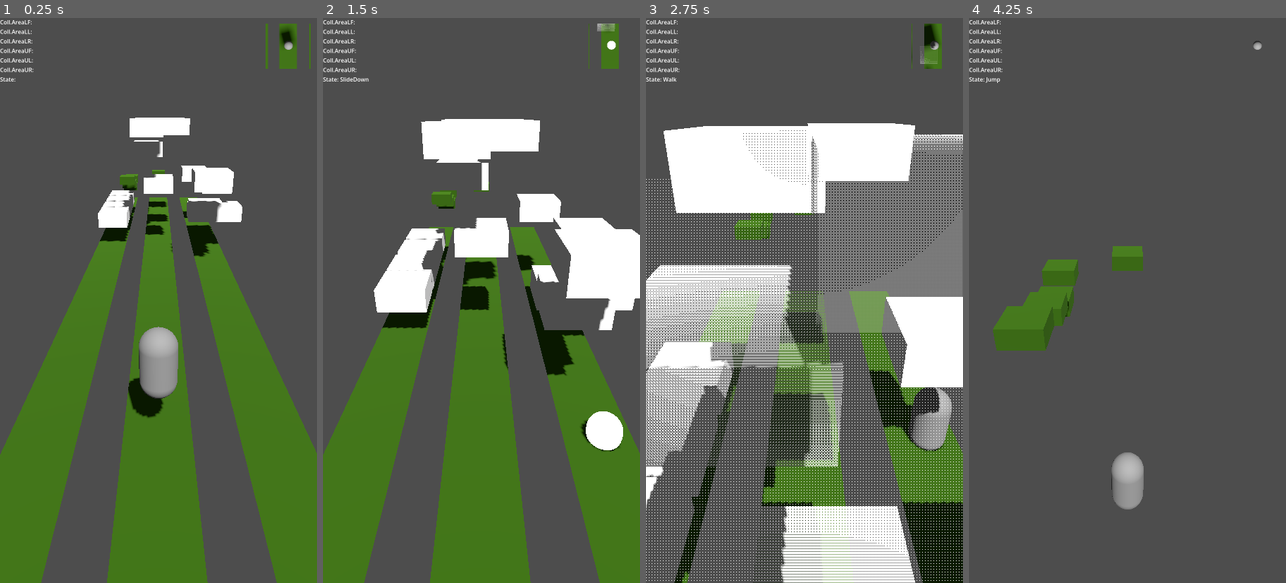
Above: before the commit, frames 1-4 (left to right).
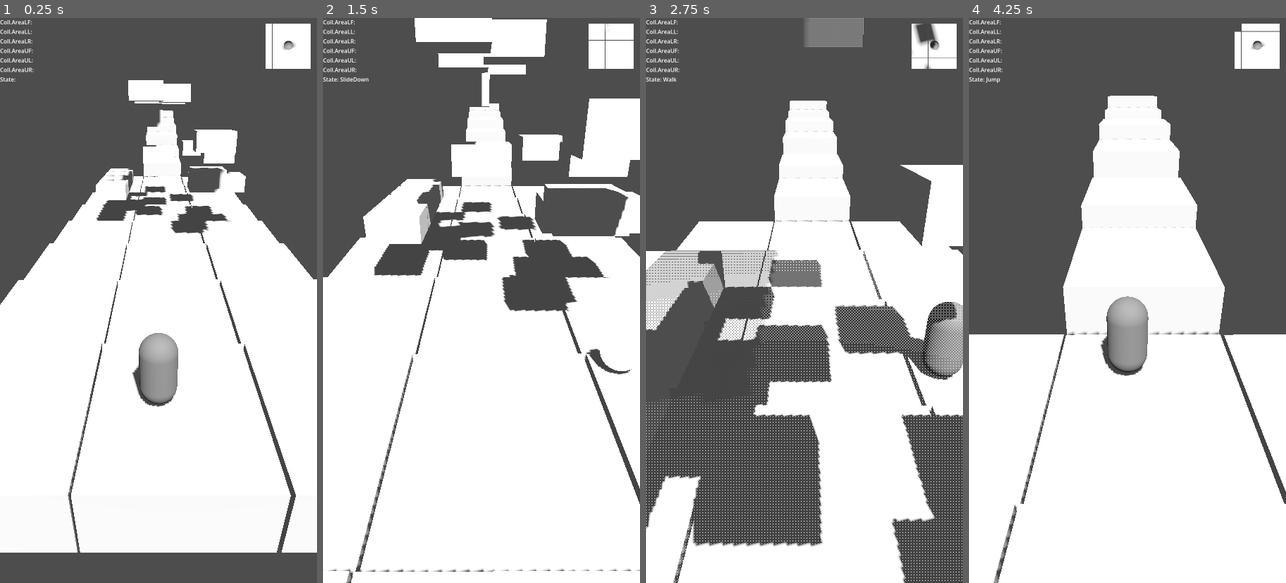
Above: after the commit, the same moments.

Repository: ythmxz/project-subway
Game: Godot game, scene res://Scenes/teste.tscn
Same seed, same stepped clock (60 frames per second), same inputs: the game is played once before the commit and once after it. The project has no main scene, so this scene is started directly.
Inputs:
- Up to frame 1 (0.25 s): no input
- Up to frame 2 (1.5 s): hold Right (ui_right) 0.53-1.28 s; hold Down (ui_down) from 1.28 s (still down)
- Up to frame 3 (2.75 s): release Down (ui_down) at 2.03 s; hold Right (ui_right) from 2.03 s (still down)
- Up to frame 4 (4.25 s): release Right (ui_right) at 2.78 s; hold Up (ui_up) 2.78-3.53 s; hold Left (ui_left) from 3.53 s (still down)

The runs differ from the first frame. In frame 1, 64% of the frame differs, in the area x 0-100%, y 1-100%; in frame 2, 69%, in the area x 0-100%, y 0-100%; in frame 3, 53%; in frame 4, 61%.

Commit message:
teste de chunk

Diff:
--- a/Scenes/chunk_1.tscn
+++ b/Scenes/chunk_1.tscn
@@ -1,50 +1,9 @@
 [gd_scene format=3 uid="uid://cwj6as3qj2bj0"]
 
 [ext_resource type="PackedScene" uid="uid://ce6qyh4eb5nsr" path="res://Objects/crap_block.tscn" id="1_dgiig"]
-
-[sub_resource type="PlaneMesh" id="PlaneMesh_fk1rg"]
-
-[sub_resource type="StandardMaterial3D" id="StandardMaterial3D_ufa0x"]
-albedo_color = Color(0.21960784, 0.3882353, 0, 1)
-
-[sub_resource type="BoxShape3D" id="BoxShape3D_fk1rg"]
-size = Vector3(3.9594727, 1, 1)
-
-[sub_resource type="BoxMesh" id="BoxMesh_ufa0x"]
+[ext_resource type="PackedScene" uid="uid://wlkvb8xnhqwd" path="res://guh.glb" id="2_vcyvq"]
 
 [node name="Chunk1" type="Node3D" unique_id=178818462]
-
-[node name="Lane1" type="StaticBody3D" parent="." unique_id=1700690059]
-transform = Transform3D(1, 0, 0, 0, 1, 0, 0, 0, 1, -3.7986155, -1.905199, -17.483463)
-
-[node name="MeshInstance3D" type="MeshInstance3D" parent="Lane1" unique_id=1503831213]
-transform = Transform3D(1, 0, 0, 0, 0.557, 0, 0, 0, 19.862316, 0.46578217, 0.79219484, 0)
-mesh = SubResource("PlaneMesh_fk1rg")
-surface_material_override/0 = SubResource("StandardMaterial3D_ufa0x")
-
-[node name="CollisionShape3D" type="CollisionShape3D" parent="Lane1" unique_id=1231097086]
-transform = Transform3D(1, 0, 0, 0, 1, 0, 0, 0, 43.77057, 0, 0, 0)
-shape = SubResource("BoxShape3D_fk1rg")
-
-[node name="Lane2" type="StaticBody3D" parent="." unique_id=1621376059]
-transform = Transform3D(1, 0, 0, 0, 1, 0, 0, 0, 1, 3.3755722, -1.905199, -17.483463)
-
-[node name="MeshInstance3D" type="MeshInstance3D" parent="Lane2" unique_id=337707393]
-transform = Transform3D(1, 0, 0, 0, 0.557, 0, 0, 0, 19.862316, -0.025, 0.79219484, 0)
-mesh = SubResource("PlaneMesh_fk1rg")
-surface_material_override/0 = SubResource("StandardMaterial3D_ufa0x")
-
-[node name="Lane3" type="StaticBody3D" parent="." unique_id=941776414]
-transform = Transform3D(1, 0, 0, 0, 1, 0, 0, 0, 1, 0, -1.905199, -17.483463)
-
-[node name="MeshInstance3D" type="MeshInstance3D" parent="Lane3" unique_id=1617135470]
-transform = Transform3D(1, 0, 0, 0, 0.557, 0, 0, 0, 19.862316, -0.025, 0.79219484, 0)
-mesh = SubResource("PlaneMesh_fk1rg")
-surface_material_override/0 = SubResource("StandardMaterial3D_ufa0x")
-
-[node name="CollisionShape3D" type="CollisionShape3D" parent="Lane3" unique_id=912938183]
-transform = Transform3D(1, 0, 0, 0, 1, 0, 0, 0, 43.77057, 1.4797363, 0, 0)
-shape = SubResource("BoxShape3D_fk1rg")
 
 [node name="StaticBody3D" parent="." unique_id=1856106637 instance=ExtResource("1_dgiig")]
 transform = Transform3D(2, 0, 0, 0, 1, 0, 0, 0, 2, 0, 2.9033482, -21.355762)
@@ -94,52 +53,116 @@
 [node name="StaticBody3D17" parent="." unique_id=832284870 instance=ExtResource("1_dgiig")]
 transform = Transform3D(2, 0, 0, 0, 1, 0, 0, 0, 2, 1.0722151, 6.4929237, -28.418121)
 
-[node name="StaticBody3D3" type="StaticBody3D" parent="." unique_id=434833072]
-transform = Transform3D(2, 0, 0, 0, 1, 0, 0, 0, 2, 0, -1.34813, -57.969322)
+[node name="guh" parent="." unique_id=1046359962 instance=ExtResource("2_vcyvq")]
+transform = Transform3D(-4.371139e-08, 0, 1, 0, 1, 0, -1, 0, -4.371139e-08, 0.4598689, -2.429909, -1.9528742)
 
-[node name="MeshInstance3D2" type="MeshInstance3D" parent="StaticBody3D3" unique_id=1670866910]
-mesh = SubResource("BoxMesh_ufa0x")
-surface_material_override/0 = SubResource("StandardMaterial3D_ufa0x")
+[node name="guh2" parent="." unique_id=827021844 instance=ExtResource("2_vcyvq")]
+transform = Transform3D(-4.371139e-08, 0, 1, 0, 1, 0, -1, 0, -4.371139e-08, 0.4598689, -2.429909, -7.2087803)
 
-[node name="CollisionShape3D2" type="CollisionShape3D" parent="StaticBody3D3" unique_id=1497051144]
-shape = SubResource("BoxShape3D_fk1rg")
+[node name="guh3" parent="." unique_id=197447043 instance=ExtResource("2_vcyvq")]
+transform = Transform3D(-4.371139e-08, 0, 1, 0, 1, 0, -1, 0, -4.371139e-08, 0.4598689, -2.429909, -12.498134)
 
-[node name="StaticBody3D2" type="StaticBody3D" parent="." unique_id=1132696503]
-transform = Transform3D(2, 0, 0, 0, 1, 0, 0, 0, 2, -4.335352, -0.8901222, -48.272358)
+[node name="guh4" parent="." unique_id=1469174137 instance=ExtResource("2_vcyvq")]
+transform = Transform3D(-4.371139e-08, 0, 1, 0, 1, 0, -1, 0, -4.371139e-08, 0.4598689, -2.429909, -17.75404)
 
-[node name="MeshInstance3D2" type="MeshInstance3D" parent="StaticBody3D2" unique_id=2142062442]
-mesh = SubResource("BoxMesh_ufa0x")
-surface_material_override/0 = SubResource("StandardMaterial3D_ufa0x")
+[node name="guh5" parent="." unique_id=222134318 instance=ExtResource("2_vcyvq")]
+transform = Transform3D(-4.371139e-08, 0, 1, 0, 1, 0, -1, 0, -4.371139e-08, 0.4598689, -2.429909, -23.021034)
 
-[node name="CollisionShape3D2" type="CollisionShape3D" parent="StaticBody3D2" unique_id=1921605360]
-shape = SubResource("BoxShape3D_fk1rg")
+[node name="guh6" parent="." unique_id=136894717 instance=ExtResource("2_vcyvq")]
+transform = Transform3D(-4.371139e-08, 0, 1, 0, 1, 0, -1, 0, -4.371139e-08, 0.4598689, -2.429909, -28.27694)
 
-[node name="StaticBody3D4" type="StaticBody3D" parent="." unique_id=904550476]
-transform = Transform3D(2, 0, 0, 0, 1, 0, 0, 0, 2, -4.335352, -2.7255762, -54.371487)
+[node name="guh7" parent="." unique_id=1753126067 instance=ExtResource("2_vcyvq")]
+transform = Transform3D(-4.371139e-08, 0, 1, 0, 1, 0, -1, 0, -4.371139e-08, 0.4598689, -2.429909, -33.56629)
 
-[node name="MeshInstance3D2" type="MeshInstance3D" parent="StaticBody3D4" unique_id=2119849484]
-mesh = SubResource("BoxMesh_ufa0x")
-surface_material_override/0 = SubResource("StandardMaterial3D_ufa0x")
+[node name="guh8" parent="." unique_id=1934558768 instance=ExtResource("2_vcyvq")]
+transform = Transform3D(-4.371139e-08, 0, 1, 0, 1, 0, -1, 0, -4.371139e-08, 0.4598689, -2.429909, -38.822197)
 
-[node name="CollisionShape3D2" type="CollisionShape3D" parent="StaticBody3D4" unique_id=1435977226]
-shape = SubResource("BoxShape3D_fk1rg")
+[node name="guh33" parent="." unique_id=646392955 instance=ExtResource("2_vcyvq")]
+transform = Transform3D(-4.371139e-08, 0, 1, 0, 1, 0, -1, 0, -4.371139e-08, 0.4598689, -2.429909, -98.03108)
 
-[node name="StaticBody3D5" type="StaticBody3D" parent="." unique_id=1931272175]
-transform = Transform3D(2, 0, 0, 0, 1, 0, 0, 0, 2, -4.335352, -1.9806068, -52.04576)
+[node name="guh34" parent="." unique_id=2071774553 instance=ExtResource("2_vcyvq")]
+transform = Transform3D(-4.371139e-08, 0, 1, 0, 1, 0, -1, 0, -4.371139e-08, 0.4598689, -2.429909, -103.320435)
 
-[node name="MeshInstance3D2" type="MeshInstance3D" parent="StaticBody3D5" unique_id=2115797084]
-mesh = SubResource("BoxMesh_ufa0x")
-surface_material_override/0 = SubResource("StandardMaterial3D_ufa0x")
+[node name="guh35" parent="." unique_id=927446275 instance=ExtResource("2_vcyvq")]
+transform = Transform3D(-4.371139e-08, 0, 1, 0, 1, 0, -1, 0, -4.371139e-08, 0.4598689, -2.429909, -108.57634)
 
-[node name="CollisionShape3D2" type="CollisionShape3D" parent="StaticBody3D5" unique_id=1909570513]
-shape = SubResource("BoxShape3D_fk1rg")
+[node name="guh36" parent="." unique_id=451340544 instance=ExtResource("2_vcyvq")]
+transform = Transform3D(-4.371139e-08, 0, 1, 0, 1, 0, -1, 0, -4.371139e-08, 0.4598689, -2.429909, -113.72284)
 
-[node name="StaticBody3D6" type="StaticBody3D" parent="." unique_id=1652300901]
-transform = Transform3D(2, 0, 0, 0, 1, 0, 0, 0, 2, -4.335352, -1.9806068, -57.05417)
+[node name="guh37" parent="." unique_id=867411619 instance=ExtResource("2_vcyvq")]
+transform = Transform3D(-4.371139e-08, 0, 1, 0, 1, 0, -1, 0, -4.371139e-08, 0.4598689, -2.429909, -119.01219)
 
-[node name="MeshInstance3D2" type="MeshInstance3D" parent="StaticBody3D6" unique_id=117513216]
-mesh = SubResource("BoxMesh_ufa0x")
-surface_material_override/0 = SubResource("StandardMaterial3D_ufa0x")
+[node name="guh38" parent="." unique_id=124396986 instance=ExtResource("2_vcyvq")]
+transform = Transform3D(-4.371139e-08, 0, 1, 0, 1, 0, -1, 0, -4.371139e-08, 0.4598689, -2.429909, -124.2681)
 
-[node name="CollisionShape3D2" type="CollisionShape3D" parent="StaticBody3D6" unique_id=1539486230]
-shape = SubResource("BoxShape3D_fk1rg")
+[node name="guh25" parent="." unique_id=407806789 instance=ExtResource("2_vcyvq")]
+transform = Transform3D(-4.371139e-08, 0, 1, 0, 1, 0, -1, 0, -4.371139e-08, 0.4598689, -0.6964979, -44.18151)
+
+[node name="guh26" parent="." unique_id=1196092699 instance=ExtResource("2_vcyvq")]
+transform = Transform3D(-4.371139e-08, 0, 1, 0, 1, 0, -1, 0, -4.371139e-08, 0.4598689, 0.45696425, -49.287365)
+
+[node name="guh27" parent="." unique_id=1400752689 instance=ExtResource("2_vcyvq")]
+transform = Transform3D(-4.371139e-08, 0, 1, 0, 1, 0, -1, 0, -4.371139e-08, 0.4598689, 1.9209447, -55.439194)
+
+[node name="guh28" parent="." unique_id=1557783313 instance=ExtResource("2_vcyvq")]
+transform = Transform3D(-4.371139e-08, 0, 1, 0, 1, 0, -1, 0, -4.371139e-08, 0.4598689, 3.0744069, -60.545048)
+
+[node name="guh29" parent="." unique_id=523145269 instance=ExtResource("2_vcyvq")]
+transform = Transform3D(-4.371139e-08, 0, 1, 0, 1, 0, -1, 0, -4.371139e-08, 0.4598689, 3.937283, -67.92846)
+
+[node name="guh30" parent="." unique_id=400163225 instance=ExtResource("2_vcyvq")]
+transform = Transform3D(-4.371139e-08, 0, 1, 0, 1, 0, -1, 0, -4.371139e-08, 0.4598689, 5.090745, -73.03432)
+
+[node name="guh31" parent="." unique_id=553400118 instance=ExtResource("2_vcyvq")]
+transform = Transform3D(-4.371139e-08, 0, 1, 0, 1, 0, -1, 0, -4.371139e-08, 0.4598689, 3.937283, -81.41273)
+
+[node name="guh32" parent="." unique_id=1420918410 instance=ExtResource("2_vcyvq")]
+transform = Transform3D(-4.371139e-08, 0, 1, 0, 1, 0, -1, 0, -4.371139e-08, 0.4598689, 5.090745, -86.518585)
+
+[node name="guh9" parent="." unique_id=285392605 instance=ExtResource("2_vcyvq")]
+transform = Transform3D(-4.371139e-08, 0, 1, 0, 1, 0, -1, 0, -4.371139e-08, -4.126944, -2.429909, -1.9528742)
+
+[node name="guh10" parent="." unique_id=926366729 instance=ExtResource("2_vcyvq")]
+transform = Transform3D(-4.371139e-08, 0, 1, 0, 1, 0, -1, 0, -4.371139e-08, -4.126944, -2.429909, -7.2087803)
+
+[node name="guh11" parent="." unique_id=732777003 instance=ExtResource("2_vcyvq")]
+transform = Transform3D(-4.371139e-08, 0, 1, 0, 1, 0, -1, 0, -4.371139e-08, -4.126944, -2.429909, -12.498134)
+
+[node name="guh12" parent="." unique_id=335406431 instance=ExtResource("2_vcyvq")]
+transform = Transform3D(-4.371139e-08, 0, 1, 0, 1, 0, -1, 0, -4.371139e-08, -4.126944, -2.429909, -17.75404)
+
+[node name="guh13" parent="." unique_id=375084810 instance=ExtResource("2_vcyvq")]
+transform = Transform3D(-4.371139e-08, 0, 1, 0, 1, 0, -1, 0, -4.371139e-08, -4.126944, -2.429909, -23.021034)
+
+[node name="guh14" parent="." unique_id=1148056536 instance=ExtResource("2_vcyvq")]
+transform = Transform3D(-4.371139e-08, 0, 1, 0, 1, 0, -1, 0, -4.371139e-08, -4.126944, -2.429909, -28.27694)
+
+[node name="guh15" parent="." unique_id=1907498704 instance=ExtResource("2_vcyvq")]
+transform = Transform3D(-4.371139e-08, 0, 1, 0, 1, 0, -1, 0, -4.371139e-08, -4.126944, -2.429909, -33.56629)
+
+[node name="guh16" parent="." unique_id=1074668541 instance=ExtResource("2_vcyvq")]
+transform = Transform3D(-4.371139e-08, 0, 1, 0, 1, 0, -1, 0, -4.371139e-08, -4.126944, -2.429909, -38.822197)
+
+[node name="guh17" parent="." unique_id=217974723 instance=ExtResource("2_vcyvq")]
+transform = Transform3D(-4.371139e-08, 0, 1, 0, 1, 0, -1, 0, -4.371139e-08, 5.0912843, -2.429909, -1.9528742)
+
+[node name="guh18" parent="." unique_id=1347050833 instance=ExtResource("2_vcyvq")]
+transform = Transform3D(-4.371139e-08, 0, 1, 0, 1, 0, -1, 0, -4.371139e-08, 5.0912843, -2.429909, -7.2087803)
+
+[node name="guh19" parent="." unique_id=1371132253 instance=ExtResource("2_vcyvq")]
+transform = Transform3D(-4.371139e-08, 0, 1, 0, 1, 0, -1, 0, -4.371139e-08, 5.0912843, -2.429909, -12.498134)
+
+[node name="guh20" parent="." unique_id=1265215163 instance=ExtResource("2_vcyvq")]
+transform = Transform3D(-4.371139e-08, 0, 1, 0, 1, 0, -1, 0, -4.371139e-08, 5.0912843, -2.429909, -17.75404)
+
+[node name="guh21" parent="." unique_id=736771008 instance=ExtResource("2_vcyvq")]
+transform = Transform3D(-4.371139e-08, 0, 1, 0, 1, 0, -1, 0, -4.371139e-08, 5.0912843, -2.429909, -23.021034)
+
+[node name="guh22" parent="." unique_id=1545479860 instance=ExtResource("2_vcyvq")]
+transform = Transform3D(-4.371139e-08, 0, 1, 0, 1, 0, -1, 0, -4.371139e-08, 5.0912843, -2.429909, -28.27694)
+
+[node name="guh23" parent="." unique_id=1128069561 instance=ExtResource("2_vcyvq")]
+transform = Transform3D(-4.371139e-08, 0, 1, 0, 1, 0, -1, 0, -4.371139e-08, 5.0912843, -2.429909, -33.56629)
+
+[node name="guh24" parent="." unique_id=290495601 instance=ExtResource("2_vcyvq")]
+transform = Transform3D(-4.371139e-08, 0, 1, 0, 1, 0, -1, 0, -4.371139e-08, 5.0912843, -2.429909, -38.822197)
--- a/Scenes/stage.gd
+++ b/Scenes/stage.gd
@@ -1,6 +1,7 @@
 extends Node3D
 
 @onready var stage := $Chunk1
+@onready var camera := $Camera3D
 
 const SCROLL_SPEED := 10.0
 const BACK_INIT_SCROLL_SPEED := -15.0
@@ -27,3 +28,9 @@
 		scroll_speed = move_toward(scroll_speed, 0.0, BACK_DECCEL * delta)
 
 	stage.position.z += scroll_speed * delta
+
+	var cam_y: float = camera.global_position.y
+	var tgt_y: float = player.global_position.y + 3
+
+	if abs(cam_y - tgt_y) >= 2:
+		camera.global_position.y = move_toward(cam_y, tgt_y, abs(cam_y - tgt_y) * 0.05)
--- a/Scenes/teste.tscn
+++ b/Scenes/teste.tscn
@@ -29,7 +29,7 @@
 transform = Transform3D(1, 0, 0, 0, 0.8933403, 0.44938076, 0, -0.44938076, 0.8933403, 0, 7.161587, 7.6876554)
 
 [node name="Player" parent="." unique_id=1668873940 instance=ExtResource("1_w2l1y")]
-transform = Transform3D(1, 0, 0, 0, 1, 0, 0, 0, 1, 0, 3.660316, 0)
+transform = Transform3D(1, 0, 0, 0, 1, 0, 0, 0, 1, 0, 1.366816, 0)
 
 [node name="DirectionalLight3D" type="DirectionalLight3D" parent="." unique_id=1696851979]
 transform = Transform3D(0.96834093, -0.20128131, 0.14765373, 0, 0.5914872, 0.8063144, -0.2496313, -0.7807872, 0.5727613, 9.135828, 8.786674, 6.5201154)
Binary file added: guh.glb
Not shown, added: guh.glb.import
